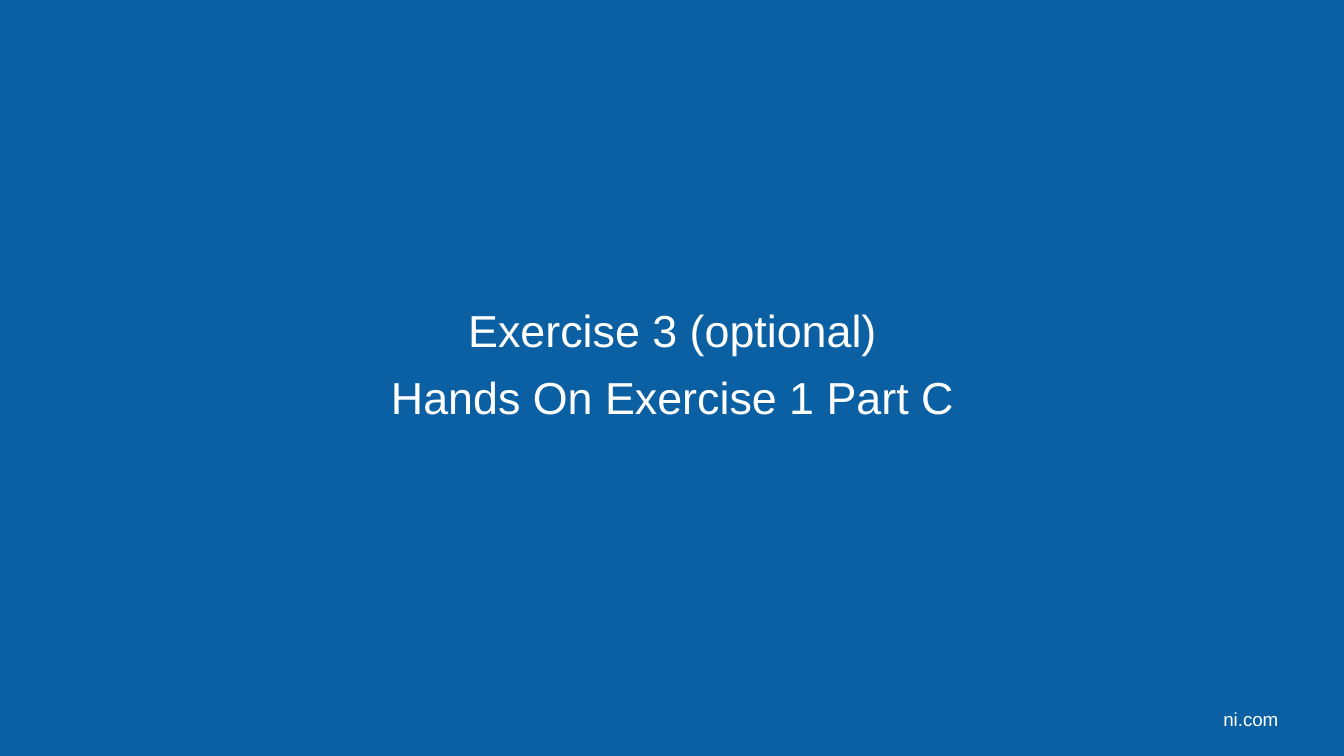
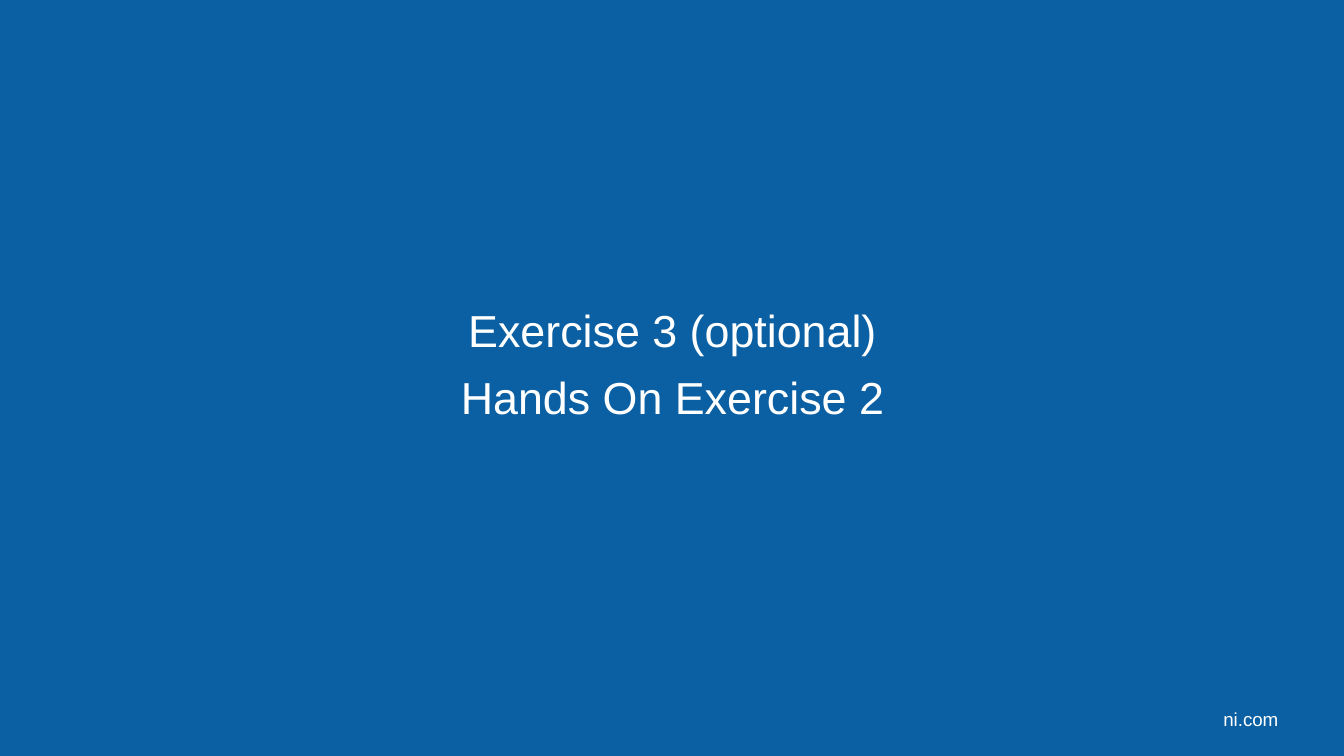
Before and after one commit to LabVIEW-DCAF/Documentation, a slide deck: slide 15 of Trunk/Getting Started Material/DCAF Training/5 Module Reuse.pptx. Drawn at 1344x756 pixels with LibreOffice and Linux fonts; fonts in the diff are those of the drawing; background and template pictures are left out. Boxes give left, top, right and bottom in pixels: in the first picture for what was removed or moved away, otherwise in the second. Text is boxed around its words. In the diff, an @@ line names an element or a change of style, - is before the commit and + after.

Commit message:
Corrected The optional Excercise to be excercise 2 in the hands on.

```diff
--- a/Trunk/Getting Started Material/DCAF Training/5 Module Reuse.pptx
+++ b/Trunk/Getting Started Material/DCAF Training/5 Module Reuse.pptx
@@ text at [461, 381, 884, 415]: text changed @@
-Hands On Exercise 1 Part C
+Hands On Exercise 2
```
